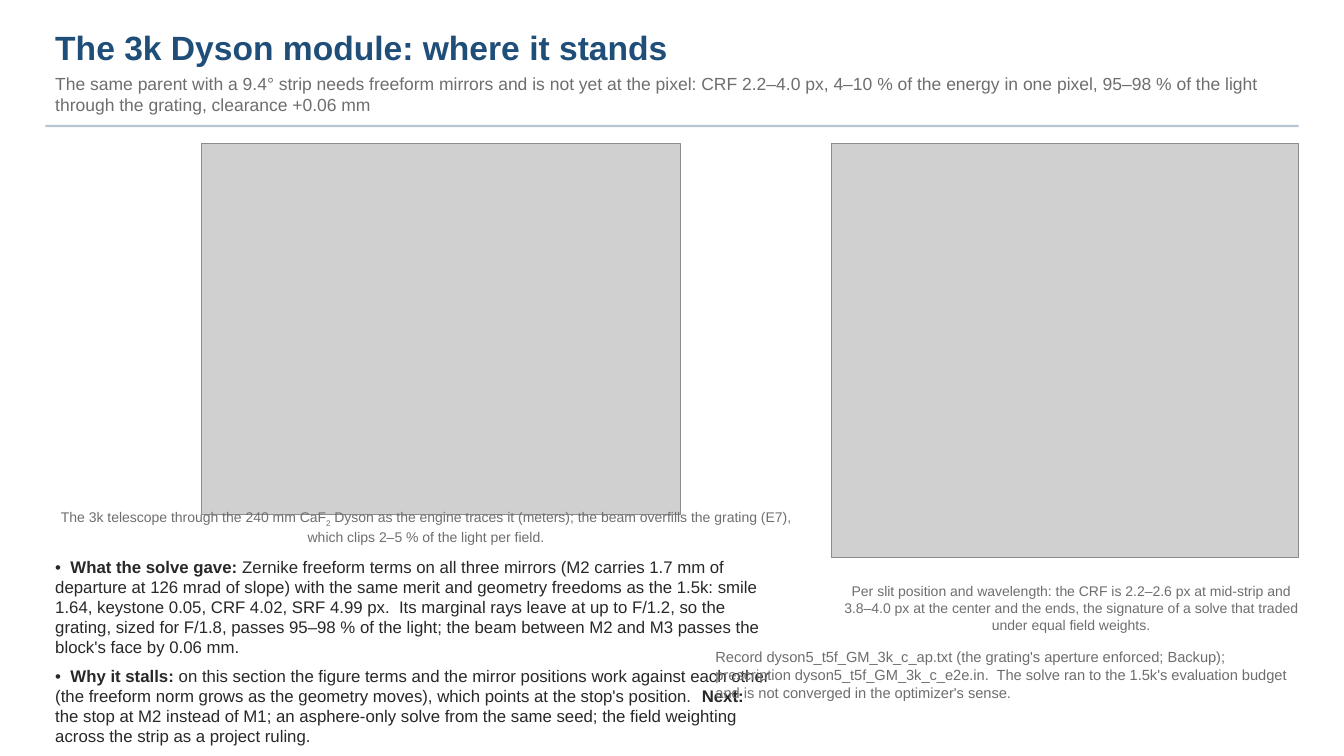
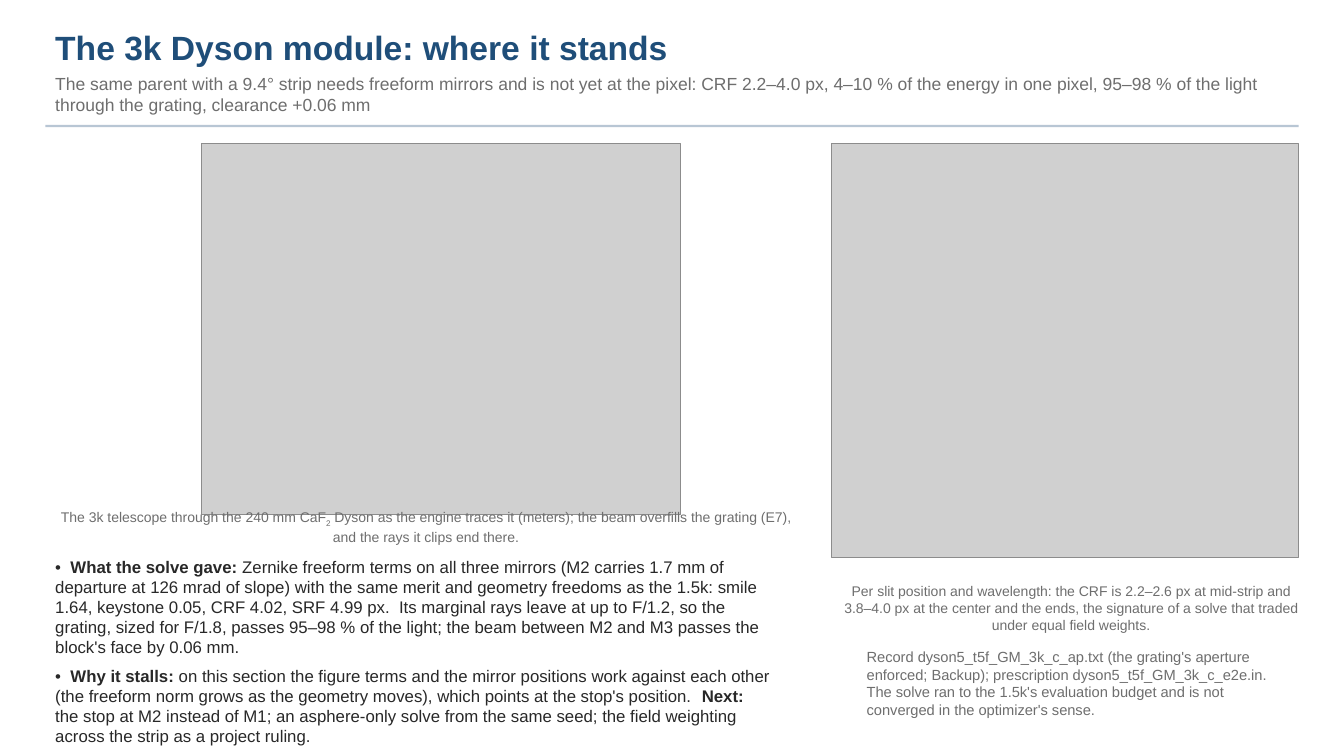
Before and after one commit to nasa-jpl/macos, a slide deck: slide 12 of demo_session/deck_dyson_record.pptx. Drawn at 1344x756 pixels with LibreOffice and Linux fonts; fonts in the diff are those of the drawing; grey boxes stand for pictures. Boxes give left, top, right and bottom in pixels: in the first picture for what was removed or moved away, otherwise in the second. Text is boxed around its words. In the diff, an @@ line names an element or a change of style, - is before the commit and + after.

```diff
--- a/demo_session/deck_dyson_record.pptx
+++ b/demo_session/deck_dyson_record.pptx
@@ text at (61,511,791,545): text changed @@
-The 3k telescope through the 240 mm CaF2 Dyson as the engine traces it (meters); the beam overfills the grating (E7), which clips 2–5 % of the light per field.
+The 3k telescope through the 240 mm CaF2 Dyson as the engine traces it (meters); the beam overfills the grating (E7), and the rays it clips end there.
@@ text "Record dyson5_t5f_GM_3k_c_ap.txt (the grating's aperture ..." rewrapped from (715,651,1287,701) to (867,651,1267,718) @@
```
Also in this commit, not shown: 3 other files.
